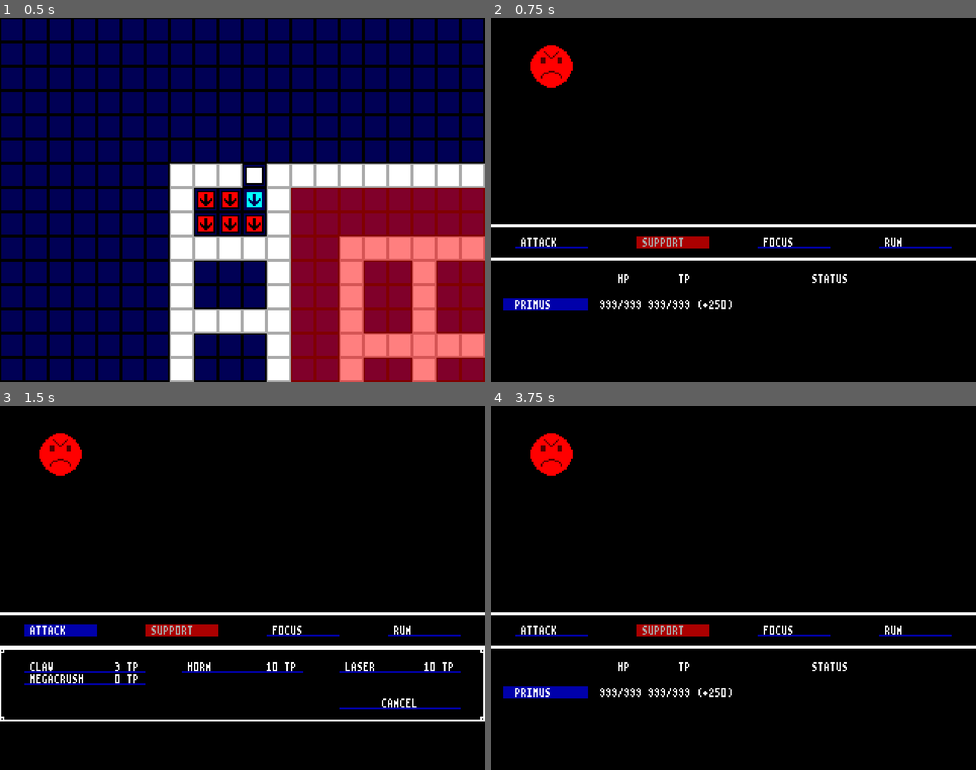
Above: before the commit, frames 1-4 (two rows, left to right).
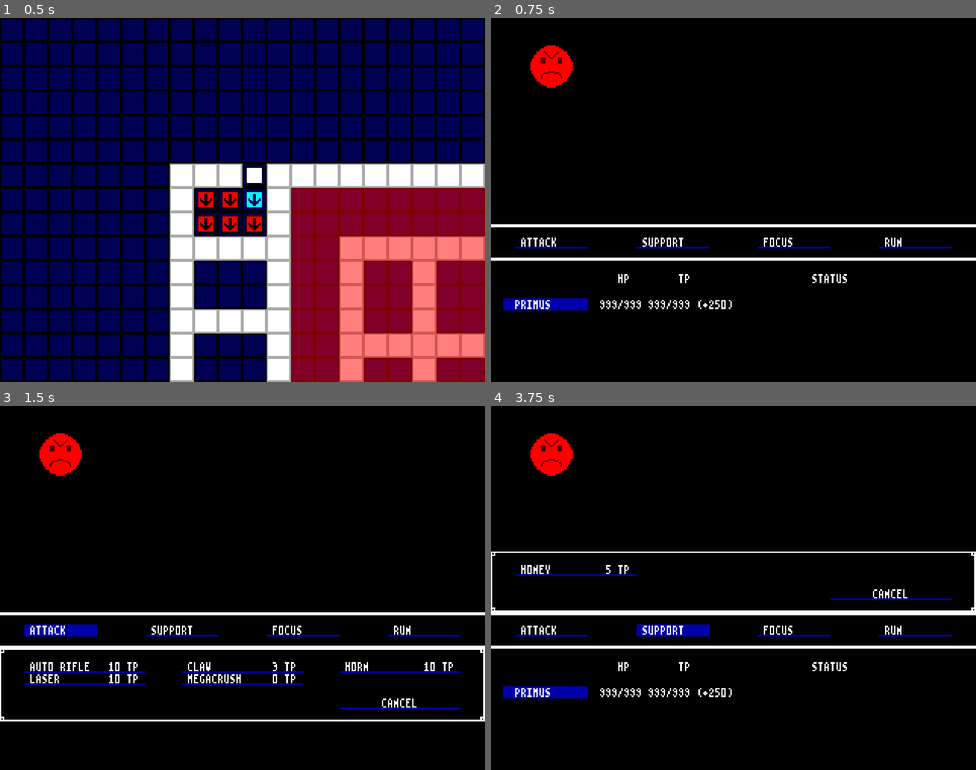
Above: after the commit, the same moments.

Repository: BeamBrain1/Morphose
Game: Godot game, scene res://Scenes/Global/root.tscn
Same seed, same stepped clock (60 frames per second), same inputs: the game is played once before the commit and once after it. Sound files missing from this copy of the repository are replaced by a short silence.
Inputs (mouse positions are in pixels of both pictures, inside the frame that each line leads up to):
- Up to frame 1 (0.5 s): no input
- Up to frame 2 (0.75 s): tap Enter (overworld_interact) at 0.5, 0.6 s; move the mouse to (840, 181) at 0.52 s; hold Right (right) from 0.53 s (still down)
- Up to frame 3 (1.5 s): release Right (right) at 1.25 s; click "ATTACK" at 1.25 s
- Up to frame 4 (3.75 s): click "FOCUS" at 2 s; move the mouse to (636, 606) at 2.77 s; hold Down (down) 2.78-3.5 s; click (636, 606) at 2.85 s; click (675, 631) at 3.5 s, where only the run after the commit has a clickable "SUPPORT"

Frame 1 is identical in both runs. In frame 2, 0.5% of the frame differs, in the area x 30-45%, y 60-64%; in frame 3, 1.1%; in frame 4, 1.9%, in the area x 0-100%, y 40-64%.

Commit message:
Daily backup

Diff:
--- /dev/null
+++ b/Scenes/Battle/AttackAnimations/Auto Rifle1.tscn
@@ -0,0 +1,43 @@
+[gd_scene format=3 uid="uid://b0k3bw17ahsrn"]
+
+[ext_resource type="PackedScene" uid="uid://cdvdc1i8f3ugi" path="res://Scenes/Battle/AttackAnimations/AttackAnimation.tscn" id="1_seol2"]
+[ext_resource type="Texture2D" uid="uid://c3eq4yfhkkfeg" path="res://Graphics/Attack/AutoRifle1.png" id="2_seol2"]
+[ext_resource type="PackedScene" uid="uid://b1temncsapi63" path="res://Scenes/Battle/AttackAnimations/AttackSound.tscn" id="3_eu81e"]
+[ext_resource type="AudioStream" uid="uid://d2da0p584gegc" path="res://Audio/SFX/Attack/AutoRifle.wav" id="4_seol2"]
+
+[sub_resource type="AtlasTexture" id="AtlasTexture_kjih7"]
+atlas = ExtResource("2_seol2")
+region = Rect2(0, 0, 32, 32)
+
+[sub_resource type="AtlasTexture" id="AtlasTexture_eu81e"]
+atlas = ExtResource("2_seol2")
+region = Rect2(32, 0, 32, 32)
+
+[sub_resource type="AtlasTexture" id="AtlasTexture_270jm"]
+atlas = ExtResource("2_seol2")
+region = Rect2(64, 0, 32, 32)
+
+[sub_resource type="SpriteFrames" id="SpriteFrames_oqwil"]
+animations = [{
+"frames": [{
+"duration": 1.0,
+"texture": SubResource("AtlasTexture_kjih7")
+}, {
+"duration": 1.0,
+"texture": SubResource("AtlasTexture_eu81e")
+}, {
+"duration": 1.0,
+"texture": SubResource("AtlasTexture_270jm")
+}],
+"loop": false,
+"name": &"default",
+"speed": 16.0
+}]
+
+[node name="Auto Rifle1" unique_id=678900228 instance=ExtResource("1_seol2")]
+sprite_frames = SubResource("SpriteFrames_oqwil")
+centered = false
+
+[node name="AttackSound" parent="." index="0" unique_id=582887907 instance=ExtResource("3_eu81e")]
+stream = ExtResource("4_seol2")
+play_frames = Array[int]([0, 2])
--- a/Scenes/Battle/AttackAnimations/Claw1.tscn
+++ b/Scenes/Battle/AttackAnimations/Claw1.tscn
@@ -47,3 +47,4 @@
 
 [node name="AttackSound" parent="." index="0" unique_id=582887907 instance=ExtResource("3_b2s5t")]
 stream = ExtResource("4_6kwl7")
+play_frames = Array[int]([0])
--- /dev/null
+++ b/Scenes/Battle/AttackAnimations/Honey1.tscn
@@ -0,0 +1,24 @@
+[gd_scene format=3 uid="uid://dbbo0a3fqf1v"]
+
+[ext_resource type="PackedScene" uid="uid://cdvdc1i8f3ugi" path="res://Scenes/Battle/AttackAnimations/AttackAnimation.tscn" id="1_ybb38"]
+[ext_resource type="AudioStream" uid="uid://msm8uki1335w" path="res://Audio/SFX/Attack/Heal.wav" id="3_hwhwj"]
+[ext_resource type="PackedScene" uid="uid://b1temncsapi63" path="res://Scenes/Battle/AttackAnimations/AttackSound.tscn" id="3_or3td"]
+
+[sub_resource type="SpriteFrames" id="SpriteFrames_h5r37"]
+animations = [{
+"frames": [{
+"duration": 1.0,
+"texture": null
+}],
+"loop": false,
+"name": &"default",
+"speed": 10.0
+}]
+
+[node name="Honey1" unique_id=678900228 instance=ExtResource("1_ybb38")]
+sprite_frames = SubResource("SpriteFrames_h5r37")
+centered = false
+
+[node name="AttackSound" parent="." index="0" unique_id=582887907 instance=ExtResource("3_or3td")]
+stream = ExtResource("3_hwhwj")
+play_frames = Array[int]([0])
--- a/Scenes/Battle/AttackAnimations/Horn1.tscn
+++ b/Scenes/Battle/AttackAnimations/Horn1.tscn
@@ -13,10 +13,6 @@
 [sub_resource type="AtlasTexture" id="AtlasTexture_mix6j"]
 atlas = ExtResource("2_tg68j")
 region = Rect2(32, 0, 32, 48)
-
-[sub_resource type="AtlasTexture" id="AtlasTexture_kafy7"]
-atlas = ExtResource("2_tg68j")
-region = Rect2(64, 0, 32, 48)
 
 [sub_resource type="AtlasTexture" id="AtlasTexture_tx54a"]
 atlas = ExtResource("2_tg68j")
@@ -44,13 +40,10 @@
 "duration": 1.0,
 "texture": SubResource("AtlasTexture_mix6j")
 }, {
-"duration": 1.0,
-"texture": SubResource("AtlasTexture_kafy7")
-}, {
 "duration": 2.0,
 "texture": SubResource("AtlasTexture_tx54a")
 }, {
-"duration": 4.0,
+"duration": 2.0,
 "texture": SubResource("AtlasTexture_nb2yr")
 }],
 "loop": false,
@@ -64,7 +57,8 @@
 
 [node name="SoundA" parent="." index="0" unique_id=582887907 instance=ExtResource("3_mix6j")]
 stream = ExtResource("4_kafy7")
+play_frames = Array[int]([0])
 
 [node name="SoundB" parent="." index="1" unique_id=1356117362 instance=ExtResource("3_mix6j")]
 stream = ExtResource("5_gkwkn")
-play_frame = 4
+play_frames = Array[int]([4])
--- a/Scenes/Battle/AttackAnimations/Laser1.tscn
+++ b/Scenes/Battle/AttackAnimations/Laser1.tscn
@@ -47,3 +47,4 @@
 
 [node name="AttackSound" parent="." index="0" unique_id=582887907 instance=ExtResource("3_jg5b7")]
 stream = ExtResource("4_dx46h")
+play_frames = Array[int]([0])
--- a/Scenes/Battle/AttackAnimations/attack_animation.gd
+++ b/Scenes/Battle/AttackAnimations/attack_animation.gd
@@ -20,7 +20,7 @@
 	if enemy_attack:
 		hide()
 	for sound in sound_array:
-		if sound.play_frame == 0:
+		if 0 in sound.play_frames:
 			sound.play()
 			active_sound = sound
 			return
@@ -35,7 +35,7 @@
 
 func _on_frame_changed() -> void:
 	for sound in sound_array:
-		if sound.play_frame == frame:
+		if frame in sound.play_frames:
 			sound.play()
 			active_sound = sound
 			return
--- a/Scenes/Battle/AttackAnimations/attack_sound.gd
+++ b/Scenes/Battle/AttackAnimations/attack_sound.gd
@@ -1,4 +1,4 @@
 class_name AttackSound
 extends AudioStreamPlayer
 
-@export var play_frame: int
+@export var play_frames: Array[int]
--- a/Scenes/Global/Tables/party_member_table.gd
+++ b/Scenes/Global/Tables/party_member_table.gd
@@ -29,10 +29,13 @@
 		primus.defense = PartyMember.STAT_CAP
 		primus.senses = PartyMember.STAT_CAP
 		primus.speed = PartyMember.STAT_CAP
+		primus.blueprint_slots = PartyMember.MAX_BLUEPRINT_SLOTS
 		primus.installBlueprint(Blueprint.getBlueprintFromGlobalList("MegaCrush", 1), true)
 		primus.installBlueprint(Blueprint.getBlueprintFromGlobalList("Claw", 1), true)
 		primus.installBlueprint(Blueprint.getBlueprintFromGlobalList("Horn", 1), true)
 		primus.installBlueprint(Blueprint.getBlueprintFromGlobalList("Laser", 1), true)
+		primus.installBlueprint(Blueprint.getBlueprintFromGlobalList("Auto Rifle", 1), true)
+		primus.installBlueprint(Blueprint.getBlueprintFromGlobalList("Honey", 1), true)
 
 	defector = PartyMember.new()
 	defector.name = PartyMember.PARTY_MEMBER_DEFECTOR_NAME
Not shown, added: Audio/SFX/Attack/AutoRifle.wav.import
Not shown, added: Audio/SFX/Attack/Heal.wav.import
Binary file added: Graphics/Attack/AutoRifle1.png
Not shown, added: Graphics/Attack/AutoRifle1.png.import
Binary file changed: Graphics/Attack/Horn1.png
Binary file changed: Graphics/Attack/Laser1.png
Not shown, added: Audio/SFX/Attack/AutoRifle.wav
Not shown, added: Audio/SFX/Attack/Heal.wav
